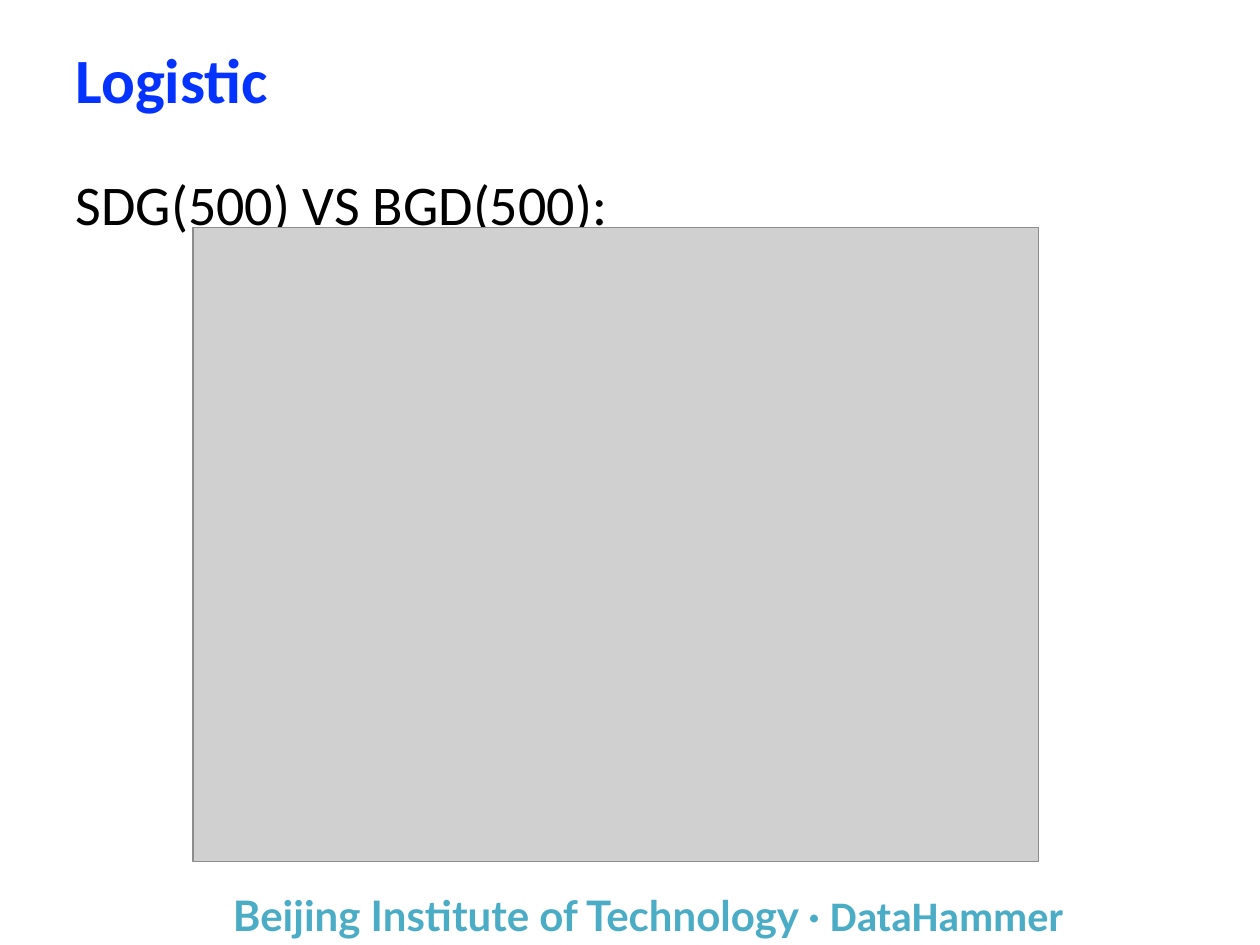
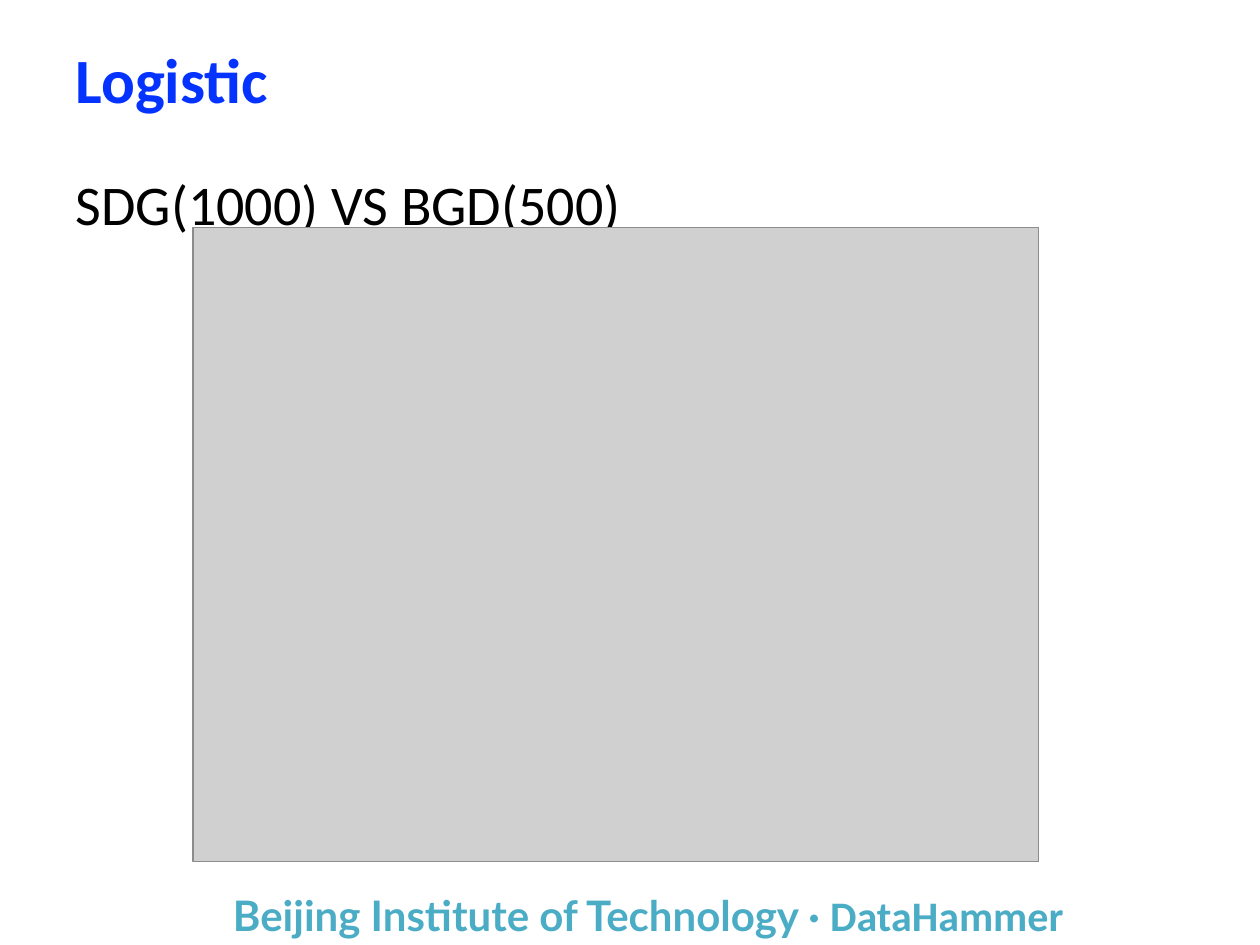
Before and after one commit to yuanba/Study, a slide deck: slide 19 of Report/机器学习自学基础/Machine Learning.pptx. Drawn at 1260x945 pixels with LibreOffice and Linux fonts; fonts in the diff are those of the drawing; grey boxes stand for pictures; background and template pictures are left out. Boxes give left, top, right and bottom in pixels: in the first picture for what was removed or moved away, otherwise in the second. Text is boxed around its words. In the diff, an @@ line names an element or a change of style, - is before the commit and + after.

```diff
--- a/Report/机器学习自学基础/Machine Learning.pptx
+++ b/Report/机器学习自学基础/Machine Learning.pptx
@@ text at (76, 184, 620, 238): text changed @@
-SDG(500) VS BGD(500):
+SDG(1000) VS BGD(500)
```
Also in this commit, not shown: 2 other slides changed, 2 other files.
